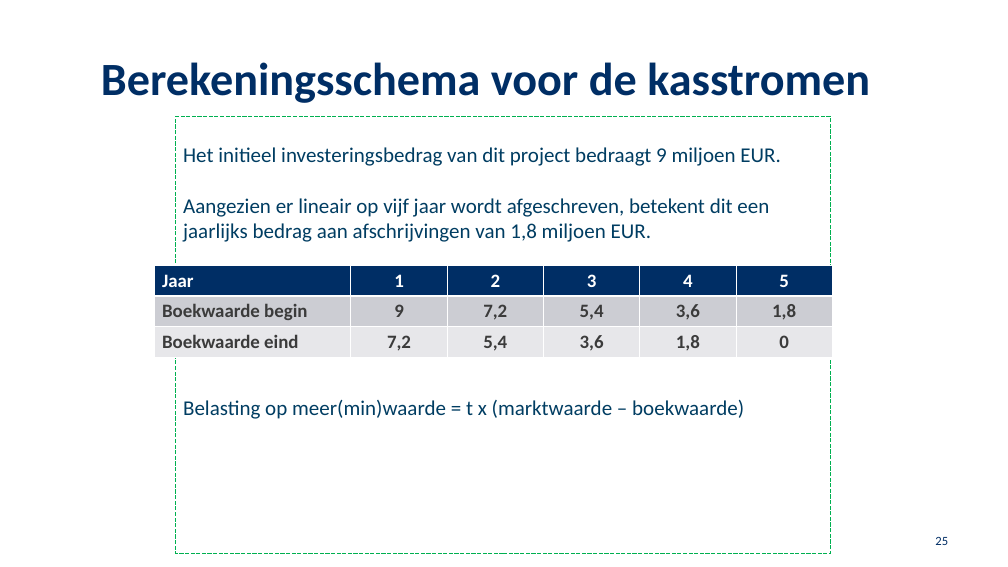
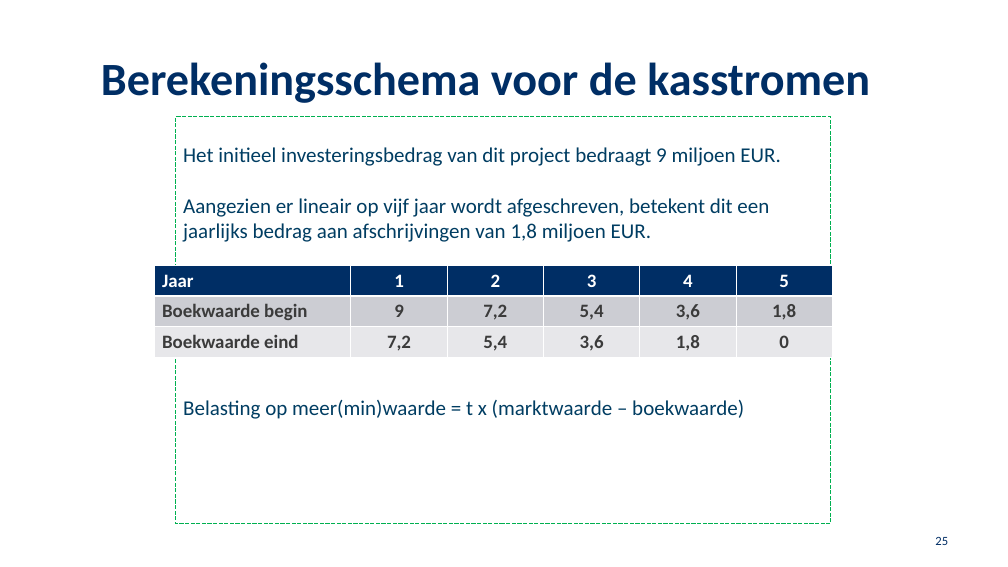
Before and after one commit to JasonLiu1229/University-Vault, a slide deck: slide 25 of School 2024-2025/FJ/Hoofdstuk 9 (2024 ).pptx. Drawn at 1008x567 pixels with LibreOffice and Linux fonts; fonts in the diff are those of the drawing; background and template pictures are left out. Boxes give left, top, right and bottom in pixels: in the first picture for what was removed or moved away, otherwise in the second. Text is boxed around its words. In the diff, an @@ line names an element or a change of style, - is before the commit and + after.

```diff
--- a/School 2024-2025/FJ/Hoofdstuk 9 (2024 ).pptx
+++ b/School 2024-2025/FJ/Hoofdstuk 9 (2024 ).pptx
@@ rectangle "Het initieel investeringsbedrag van dit ...": place and size @@
-rectangle "Het initieel investeringsbedrag van dit ..." at <box>175,117,830,554</box>
+rectangle "Het initieel investeringsbedrag van dit ..." at <box>175,116,830,523</box>
@@ rectangle "Het initieel investeringsbedrag van dit ..." at <box>175,116,830,523</box>: outline #00B050 0.75 pt dashed to #00B050 0 pt dashed @@
```
Also in this commit, not shown: 77 other slides changed.
